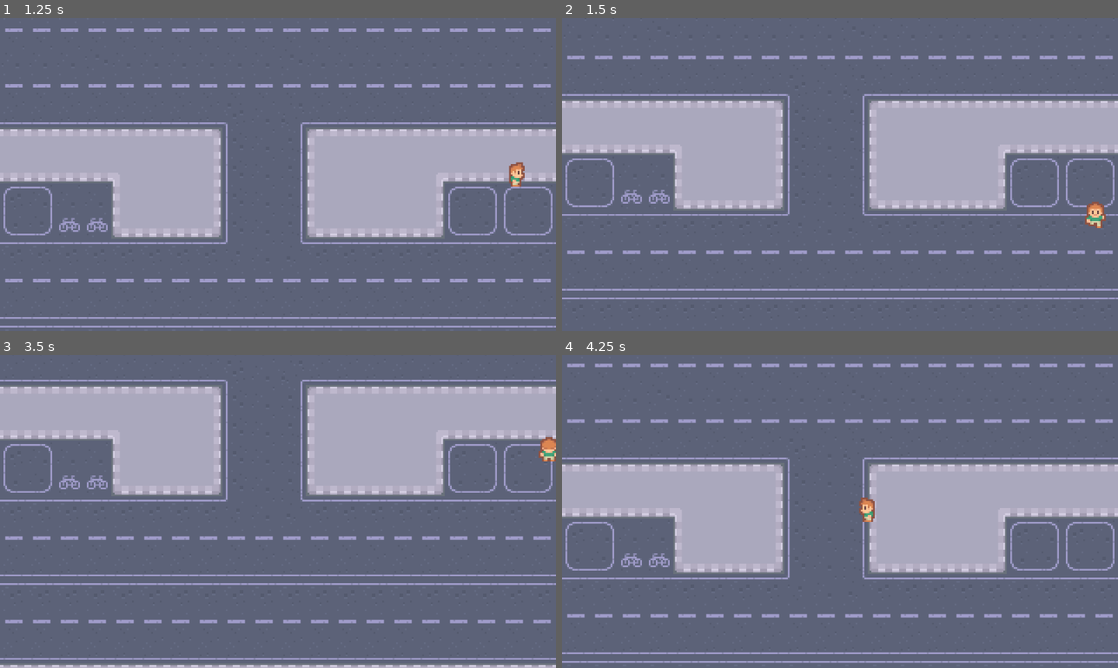
Above: before the commit, frames 1-4 (two rows, left to right).
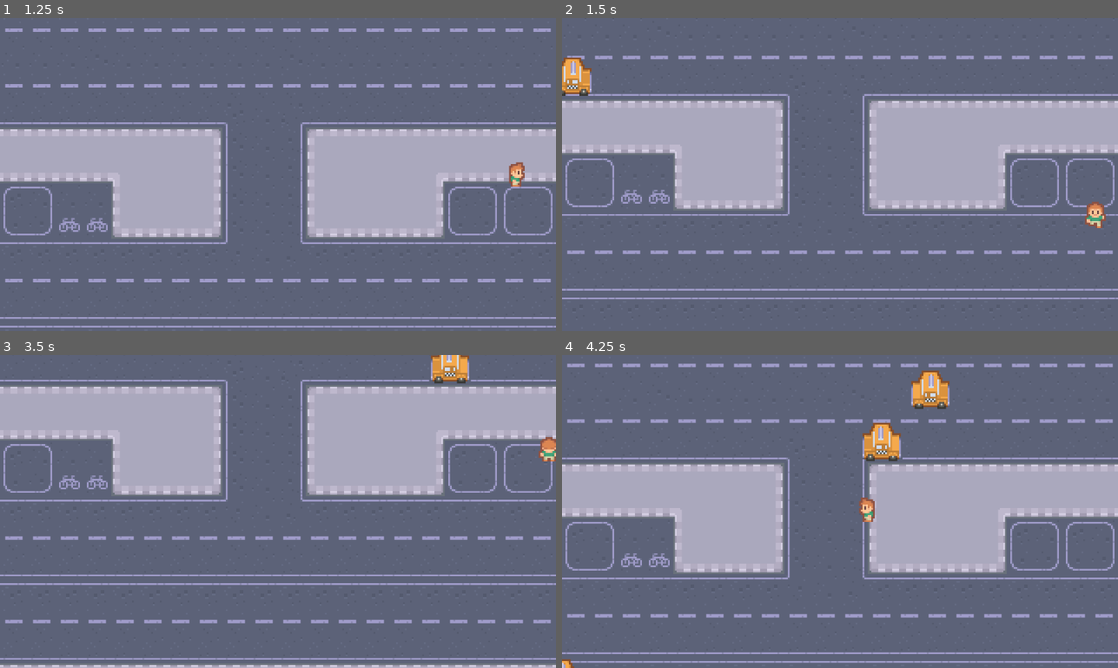
Above: after the commit, the same moments.

Repository: ehabaijaz/frogger
Game: Godot game, scene res://scenes/game.tscn
The game is run twice, just before and just after one commit, with the same random seed, the same clock (stepped at 60 frames per second) and the same inputs.
Inputs:
- Up to frame 1 (1.25 s): tap Enter at 0.5 s; hold Right (right) from 0.53 s (still down); tap Alt at 0.6 s
- Up to frame 2 (1.5 s): release Right (right) at 1.28 s; hold S (down) from 1.28 s (still down); tap Shift at 1.35 s
- Up to frame 3 (3.5 s): release S (down) at 2.03 s; hold Right (right) 2.03-2.78 s; tap Alt at 2.1 s; hold Up (up) from 2.78 s (still down); tap Shift at 2.85 s
- Up to frame 4 (4.25 s): release Up (up) at 3.53 s; hold A (left) from 3.53 s (still down); tap Alt at 3.6 s

Frame 1 is identical in both runs. In frame 2, 0.6% of the frame differs, in the area x 0-6%, y 12-25%; in frame 3, 0.6%; in frame 4, 1.5%, in the area x 0-70%, y 4-100%.

Commit message:
Made cars move properly, added masks and layers, sorted out collisions, added delta to player movement

Diff:
--- a/project.godot
+++ b/project.godot
@@ -56,6 +56,13 @@
 ]
 }
 
+[layer_names]
+
+2d_physics/layer_1="Terrain"
+2d_physics/layer_2="Player"
+2d_physics/layer_3="Cars"
+2d_physics/layer_4="Walls"
+
 [rendering]
 
 textures/canvas_textures/default_texture_filter=0
--- /dev/null
+++ b/scenes/car.gd
@@ -0,0 +1,17 @@
+extends Area2D
+
+var direction = Vector2.LEFT
+var speed = 100
+
+func _ready():
+	if position.x < 0:
+		direction.x = 1
+		$Sprite2D.flip_h = true
+
+func _process(delta):
+	position += direction * speed * delta
+
+
+
+func _on_visible_on_screen_notifier_2d_screen_exited():
+	queue_free()
--- /dev/null
+++ b/scenes/car.tscn
@@ -0,0 +1,23 @@
+[gd_scene load_steps=4 format=3 uid="uid://c3mdcioslrm4p"]
+
+[ext_resource type="Texture2D" uid="uid://ded8huv3lr1a7" path="res://graphics/cars/yellow.png" id="1_c35m8"]
+[ext_resource type="Script" uid="uid://b6ryqkvablr87" path="res://scenes/car.gd" id="1_qt2eu"]
+
+[sub_resource type="RectangleShape2D" id="RectangleShape2D_qt2eu"]
+size = Vector2(22, 10)
+
+[node name="Car" type="Area2D"]
+collision_layer = 4
+collision_mask = 2
+script = ExtResource("1_qt2eu")
+
+[node name="Sprite2D" type="Sprite2D" parent="."]
+texture = ExtResource("1_c35m8")
+
+[node name="CollisionShape2D" type="CollisionShape2D" parent="."]
+position = Vector2(0, 2)
+shape = SubResource("RectangleShape2D_qt2eu")
+
+[node name="VisibleOnScreenNotifier2D" type="VisibleOnScreenNotifier2D" parent="."]
+
+[connection signal="screen_exited" from="VisibleOnScreenNotifier2D" to="." method="_on_visible_on_screen_notifier_2d_screen_exited"]
--- /dev/null
+++ b/scenes/game.gd
@@ -0,0 +1,21 @@
+extends Node2D
+
+var car_scene : PackedScene = preload("res://scenes/car.tscn")
+
+
+
+func _on_finish_area_2d_body_entered(body):
+	print(body)
+	print("has entered")
+
+
+func _on_car_timer_timeout(): # Spawns cars
+	var car = car_scene.instantiate() as Area2D
+	var pos_marker = $CarStartPositions.get_children().pick_random() as Marker2D
+	car.position = pos_marker.position
+	$Objects.add_child(car)
+	car.connect('body_entered', go_to_title)
+
+func go_to_title(body):
+	print(body)
+	print("player collided")
--- a/scenes/game.tscn
+++ b/scenes/game.tscn
@@ -1,5 +1,6 @@
-[gd_scene load_steps=5 format=3 uid="uid://dfq2iqhuccltx"]
+[gd_scene load_steps=7 format=3 uid="uid://dfq2iqhuccltx"]
 
+[ext_resource type="Script" uid="uid://d4bnsp2tcb41t" path="res://scenes/game.gd" id="1_lbhrr"]
 [ext_resource type="Texture2D" uid="uid://doghmovcgeltw" path="res://graphics/map.png" id="1_yqjtg"]
 [ext_resource type="PackedScene" uid="uid://bx2rg78cu21y2" path="res://scenes/tree.tscn" id="2_lbhrr"]
 [ext_resource type="PackedScene" uid="uid://dghd7rii024ea" path="res://scenes/player.tscn" id="2_lnu2h"]
@@ -7,33 +8,37 @@
 [sub_resource type="RectangleShape2D" id="RectangleShape2D_lnu2h"]
 size = Vector2(690, 20)
 
+[sub_resource type="RectangleShape2D" id="RectangleShape2D_lbhrr"]
+size = Vector2(384, 20)
+
 [node name="Game" type="Node2D"]
+script = ExtResource("1_lbhrr")
 
-[node name="Sprite2D" type="Sprite2D" parent="."]
+[node name="BG" type="Sprite2D" parent="."]
 position = Vector2(0, -6)
 texture = ExtResource("1_yqjtg")
-
-[node name="Player" parent="." instance=ExtResource("2_lnu2h")]
-position = Vector2(29, 37)
-
-[node name="Tree" parent="." instance=ExtResource("2_lbhrr")]
-position = Vector2(-34, 220)
 
 [node name="MapCollisions" type="Node2D" parent="."]
 
 [node name="StaticBody2D" type="StaticBody2D" parent="MapCollisions"]
+collision_layer = 8
+collision_mask = 0
 
 [node name="CollisionShape2D" type="CollisionShape2D" parent="MapCollisions/StaticBody2D"]
 position = Vector2(-1, -337)
 shape = SubResource("RectangleShape2D_lnu2h")
 
 [node name="StaticBody2D2" type="StaticBody2D" parent="MapCollisions"]
+collision_layer = 8
+collision_mask = 0
 
 [node name="CollisionShape2D" type="CollisionShape2D" parent="MapCollisions/StaticBody2D2"]
 position = Vector2(-1, 324)
 shape = SubResource("RectangleShape2D_lnu2h")
 
 [node name="StaticBody2D3" type="StaticBody2D" parent="MapCollisions"]
+collision_layer = 8
+collision_mask = 0
 
 [node name="CollisionShape2D" type="CollisionShape2D" parent="MapCollisions/StaticBody2D3"]
 position = Vector2(-202, 1)
@@ -41,8 +46,79 @@
 shape = SubResource("RectangleShape2D_lnu2h")
 
 [node name="StaticBody2D4" type="StaticBody2D" parent="MapCollisions"]
+collision_layer = 8
+collision_mask = 0
 
 [node name="CollisionShape2D" type="CollisionShape2D" parent="MapCollisions/StaticBody2D4"]
 position = Vector2(203, 2)
 rotation = 1.5707964
 shape = SubResource("RectangleShape2D_lnu2h")
+
+[node name="EndArea" type="Area2D" parent="MapCollisions"]
+collision_layer = 0
+collision_mask = 2
+
+[node name="CollisionShape2D" type="CollisionShape2D" parent="MapCollisions/EndArea"]
+position = Vector2(1, -155)
+shape = SubResource("RectangleShape2D_lbhrr")
+
+[node name="Timer" type="Node2D" parent="."]
+
+[node name="CarTimer" type="Timer" parent="Timer"]
+wait_time = 0.7
+autostart = true
+
+[node name="Objects" type="Node2D" parent="."]
+
+[node name="Player" parent="Objects" instance=ExtResource("2_lnu2h")]
+position = Vector2(29, 37)
+
+[node name="Tree" parent="Objects" instance=ExtResource("2_lbhrr")]
+position = Vector2(-34, 220)
+
+[node name="CarStartPositions" type="Node2D" parent="."]
+
+[node name="Marker2D" type="Marker2D" parent="CarStartPositions"]
+position = Vector2(201, -2)
+
+[node name="Marker2D2" type="Marker2D" parent="CarStartPositions"]
+position = Vector2(201, -36)
+
+[node name="Marker2D3" type="Marker2D" parent="CarStartPositions"]
+position = Vector2(205, 106)
+
+[node name="Marker2D4" type="Marker2D" parent="CarStartPositions"]
+position = Vector2(203, 157)
+
+[node name="Marker2D5" type="Marker2D" parent="CarStartPositions"]
+position = Vector2(203, 137)
+
+[node name="Marker2D6" type="Marker2D" parent="CarStartPositions"]
+position = Vector2(-203, 134)
+
+[node name="Marker2D7" type="Marker2D" parent="CarStartPositions"]
+position = Vector2(-203, 161)
+
+[node name="Marker2D8" type="Marker2D" parent="CarStartPositions"]
+position = Vector2(-201, -101)
+
+[node name="Marker2D9" type="Marker2D" parent="CarStartPositions"]
+position = Vector2(-204, 108)
+
+[node name="Marker2D10" type="Marker2D" parent="CarStartPositions"]
+position = Vector2(203, -99)
+
+[node name="Marker2D13" type="Marker2D" parent="CarStartPositions"]
+position = Vector2(204, -124)
+
+[node name="Marker2D14" type="Marker2D" parent="CarStartPositions"]
+position = Vector2(-201, -124)
+
+[node name="Marker2D11" type="Marker2D" parent="CarStartPositions"]
+position = Vector2(-202, -3)
+
+[node name="Marker2D12" type="Marker2D" parent="CarStartPositions"]
+position = Vector2(-201, -32)
+
+[connection signal="body_entered" from="MapCollisions/EndArea" to="." method="_on_finish_area_2d_body_entered"]
+[connection signal="timeout" from="Timer/CarTimer" to="." method="_on_car_timer_timeout"]
--- a/scenes/player.gd
+++ b/scenes/player.gd
@@ -15,9 +15,6 @@
 		if direction.x != 0:
 			$AnimatedSprite2D.animation = 'left'
 		else:
-			if direction.y < 0:
-				$AnimatedSprite2D.animation = 'up'
-			if direction.y > 0:
-				$AnimatedSprite2D.animation = 'down'
+			$AnimatedSprite2D.animation = 'up' if direction.y < 0 else 'down'
 	else:
 		$AnimatedSprite2D.frame = 0
--- a/scenes/player.tscn
+++ b/scenes/player.tscn
@@ -97,6 +97,8 @@
 }]
 
 [node name="Player" type="CharacterBody2D"]
+collision_layer = 2
+collision_mask = 13
 script = ExtResource("1_g2els")
 
 [node name="CollisionShape2D" type="CollisionShape2D" parent="."]
--- a/scenes/tree.tscn
+++ b/scenes/tree.tscn
@@ -6,6 +6,7 @@
 size = Vector2(10, 15)
 
 [node name="Tree" type="StaticBody2D"]
+collision_mask = 0
 
 [node name="Sprite2D" type="Sprite2D" parent="."]
 texture = ExtResource("1_avsvi")
Not shown, added: scenes/car.gd.uid
Not shown, added: scenes/game.gd.uid
